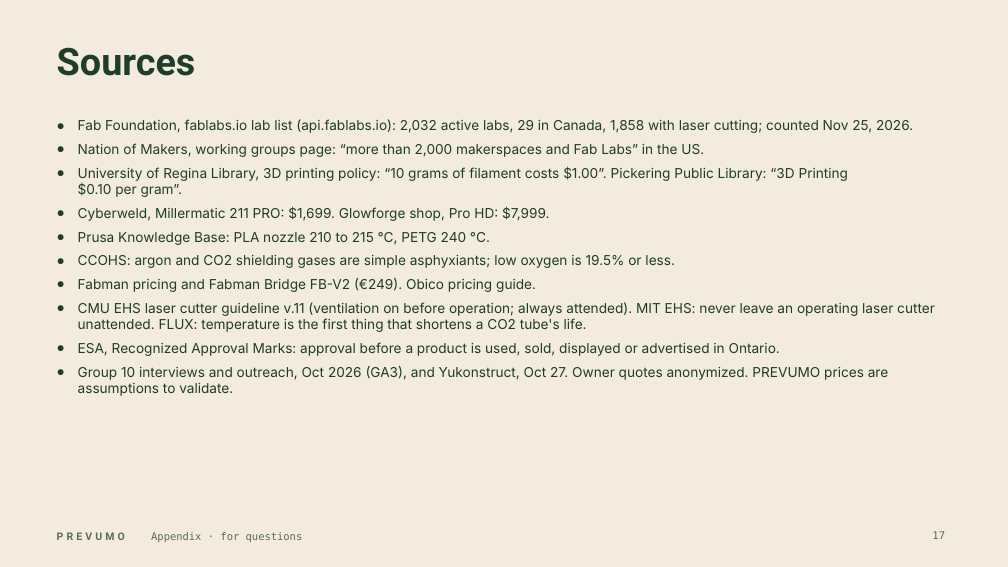
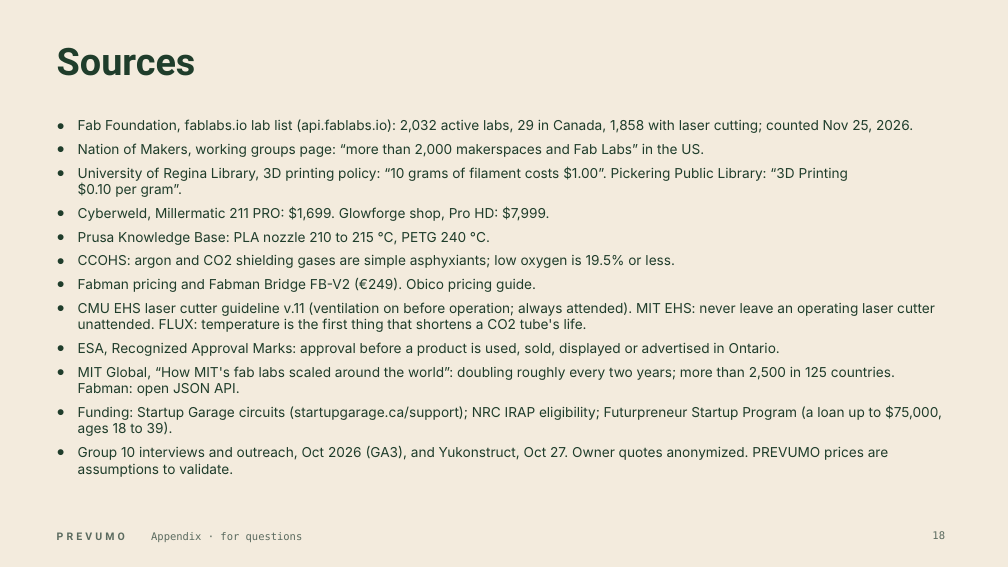
Before and after one commit to WAHB22/wahbs-world, a slide deck: slide 18 of prevumo/deliverables/final/PREVUMO-final.pptx (slide 17 before the commit). Drawn at 1008x567 pixels with LibreOffice and Linux fonts; fonts in the diff are those of the drawing. Boxes give left, top, right and bottom in pixels: in the first picture for what was removed or moved away, otherwise in the second. Text is boxed around its words. In the diff, an @@ line names an element or a change of style, - is before the commit and + after.

```diff
--- a/prevumo/deliverables/final/PREVUMO-final.pptx
+++ b/prevumo/deliverables/final/PREVUMO-final.pptx
@@ text at bbox=[78, 366, 942, 436]: paragraphs added @@
+● MIT Global, “How MIT's fab labs scaled around the world”: doubling roughly every two years; more than 2,500 in 125 countries. Fabman: open JSON API.
+● Funding: Startup Garage circuits (startupgarage.ca/support); NRC IRAP eligibility; Futurpreneur Startup Program (a loan up to $75,000, ages 18 to 39).
@@ page number at bbox=[932, 531, 945, 539]: text changed @@
-17
+18
```
Also in this commit, not shown: 8 other slides changed, 4 slides added, 3 slides removed, 11 other files.
